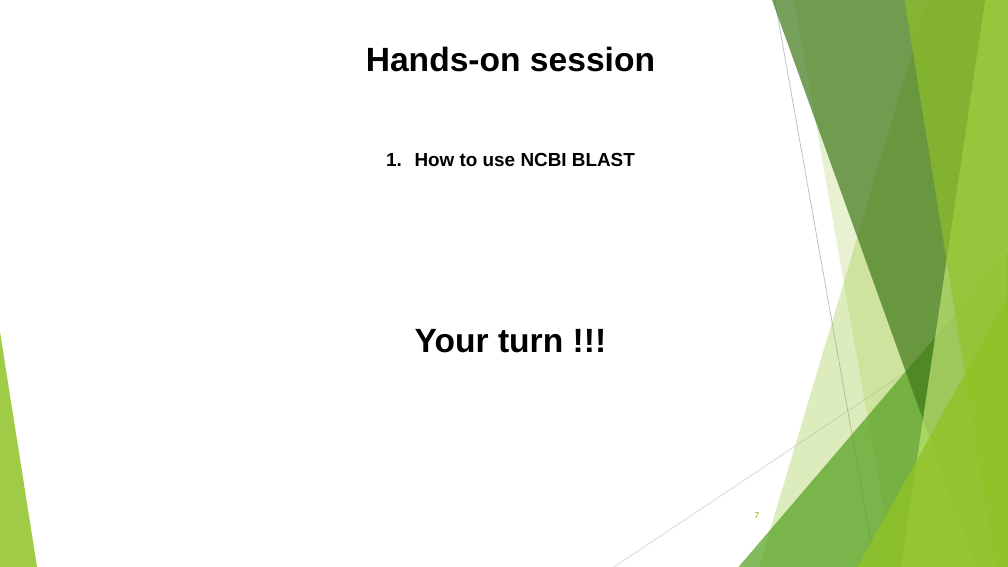
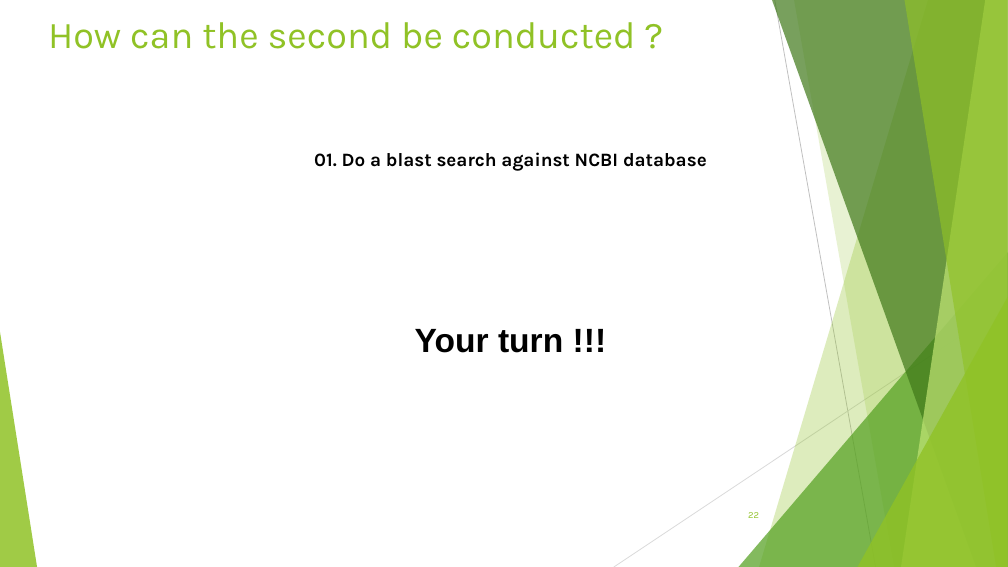
Before and after one commit to Yedomon/GBioS_Training_Genomics_Plant_Breeding_2024, a slide deck: slide 22 of Section04/004.pptx (slide 7 before the commit). Drawn at 1008x567 pixels with LibreOffice and Linux fonts; fonts in the diff are those of the drawing. Boxes give left, top, right and bottom in pixels: in the first picture for what was removed or moved away, otherwise in the second. Text is boxed around its words. In the diff, an @@ line names an element or a change of style, - is before the commit and + after.

```diff
--- a/Section04/004.pptx
+++ b/Section04/004.pptx
@@ title added at (x1=48, y1=22, x2=636, y2=49), 36 pt, text #90C226 @@
+How can the second be conducted ?
@@ text removed at (x1=366, y1=46, x2=655, y2=72) @@
-Hands-on session
@@ text at (x1=314, y1=152, x2=707, y2=171): text changed; font Arial to Karla @@
-1. How to use NCBI BLAST
+01. Do a blast search against NCBI database
@@ page number at (x1=748, y1=512, x2=759, y2=518): text changed @@
-7
+22
```
Also in this commit, not shown: 12 other slides changed, 16 slides added.
